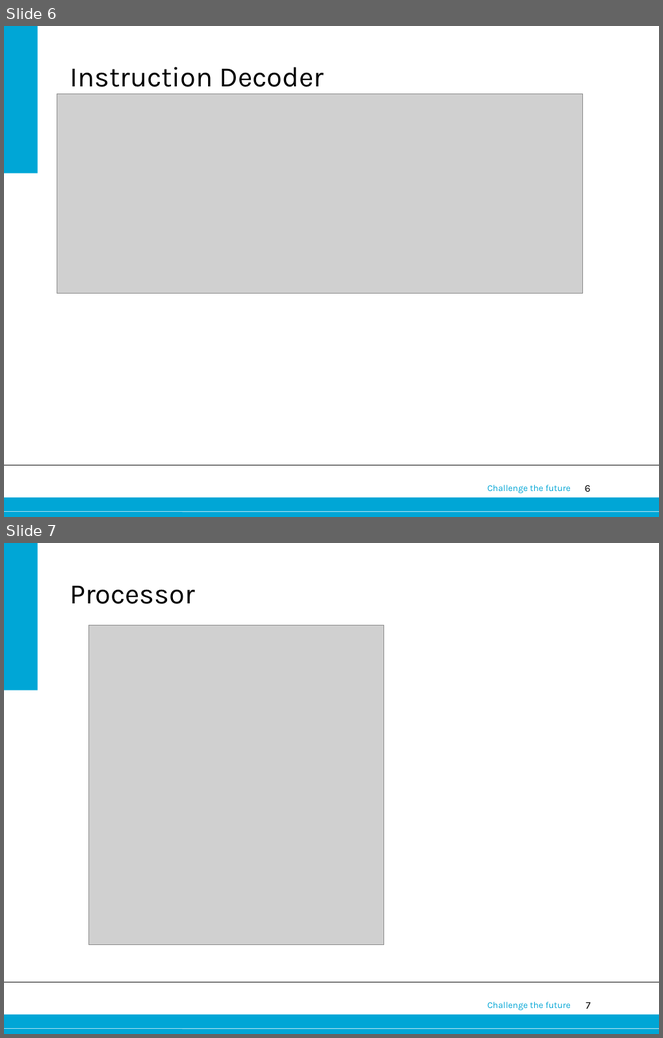
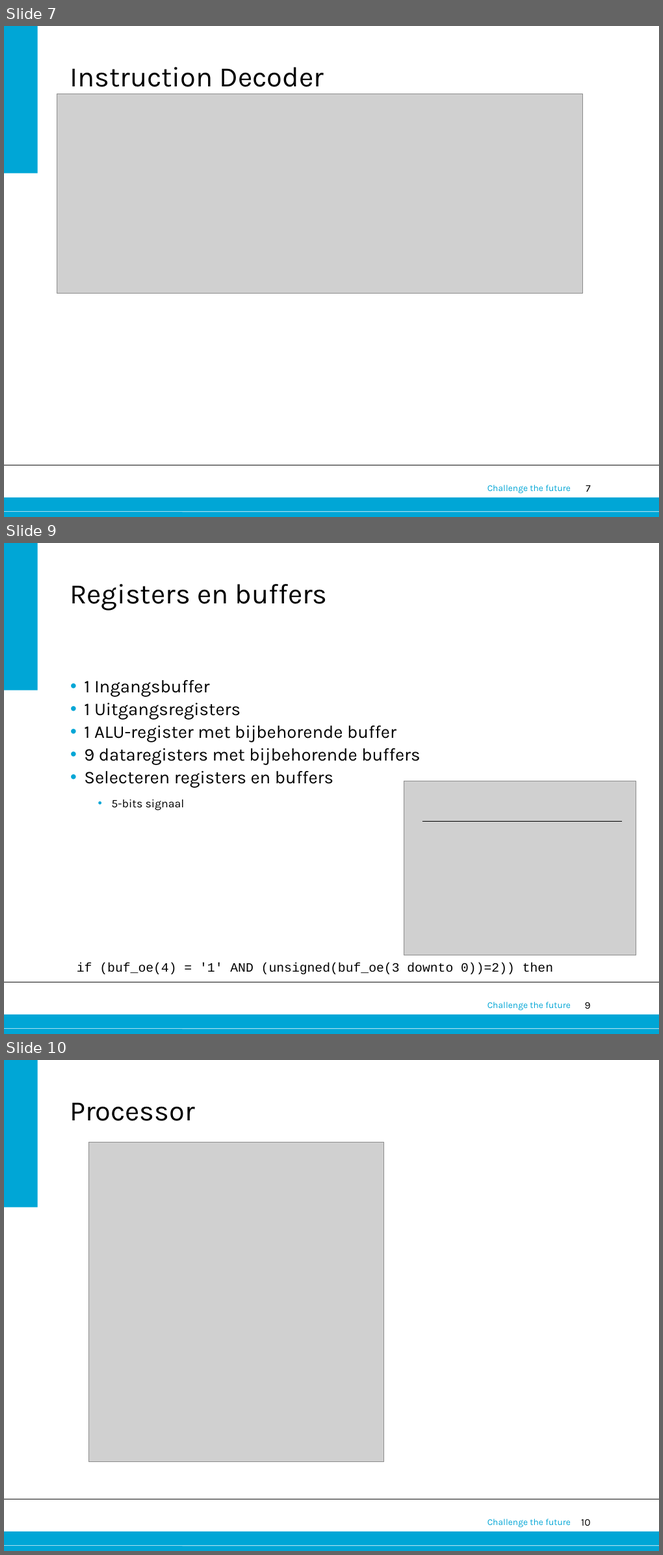
Before and after one commit to 0v3rf10w/epo3a5, a slide deck: Eindpresentatie.pptx. Shown one above the other, each under a label of ours: slides 6 and 7 before the commit, slides 7, 9 and 10 after it; the slides between them are not shown. The pictures are 663x1038 and 663x1555 pixels, drawn with LibreOffice and Linux fonts; fonts in the diff are those of the drawing; grey boxes stand for pictures; background and template pictures are left out. Boxes give left, top, right and bottom in pixels: in the first picture for what was removed or moved away, otherwise in the second. Text is boxed around its words. In the diff, an @@ line names an element or a change of style, - is before the commit and + after.

```diff
--- a/Eindpresentatie.pptx
+++ b/Eindpresentatie.pptx
@@ slide 9 added at (x1=4, y1=543, x2=659, y2=1034), background #FFFFFF; not listed: 6 template elements that a slide beside it also shows @@
@@ title added at (x1=70, y1=584, x2=328, y2=611), 44 pt, text #000000 @@
+Registers en buffers
@@ text added at (x1=84, y1=680, x2=420, y2=811), 28 pt, text #000000 @@
+• 1 Ingangsbuffer
+• 1 Uitgangsregisters
+• 1 ALU-register met bijbehorende buffer
+• 9 dataregisters met bijbehorende buffers
+• Selecteren registers en buffers
+  • 5-bits signaal
@@ picture added at (x1=404, y1=782, x2=636, y2=956) @@
@@ line added from (423, 821) to (622, 821), #000000 0.75 pt @@
@@ text added at (x1=77, y1=963, x2=553, y2=975), 20 pt, text #000000 @@
+if (buf_oe(4) = '1' AND (unsigned(buf_oe(3 downto 0))=2)) then
@@ what was slide 6 is now slide 7 @@
@@ page number at (x1=586, y1=486, x2=590, y2=492): text changed @@
-6
+7
@@ what was slide 7 is now slide 10 @@
@@ page number at (x1=581, y1=1520, x2=591, y2=1526): text changed @@
-7
+10
```
Also in this commit, not shown: 2 other slides added, 6 other files.
